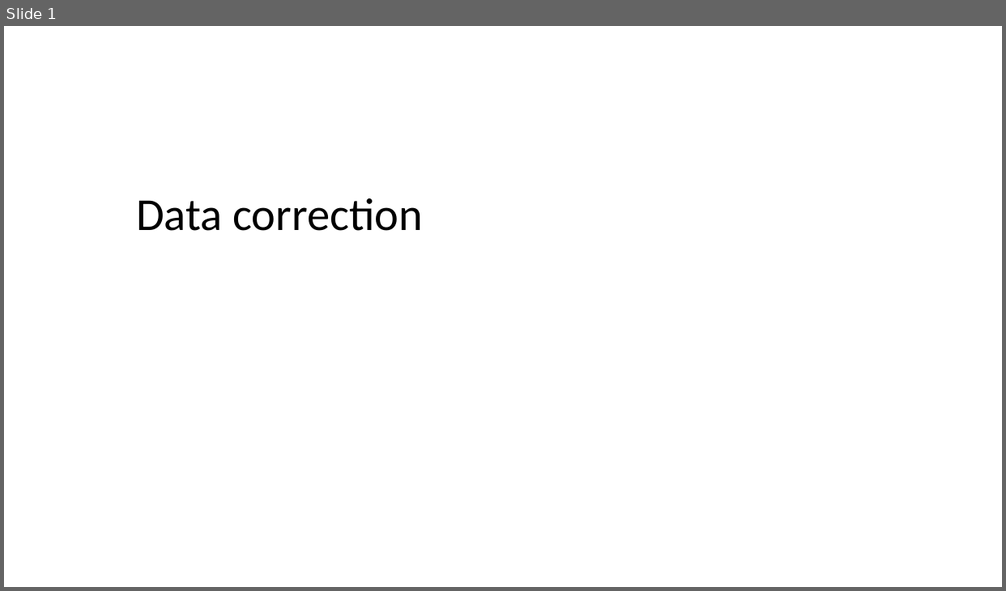
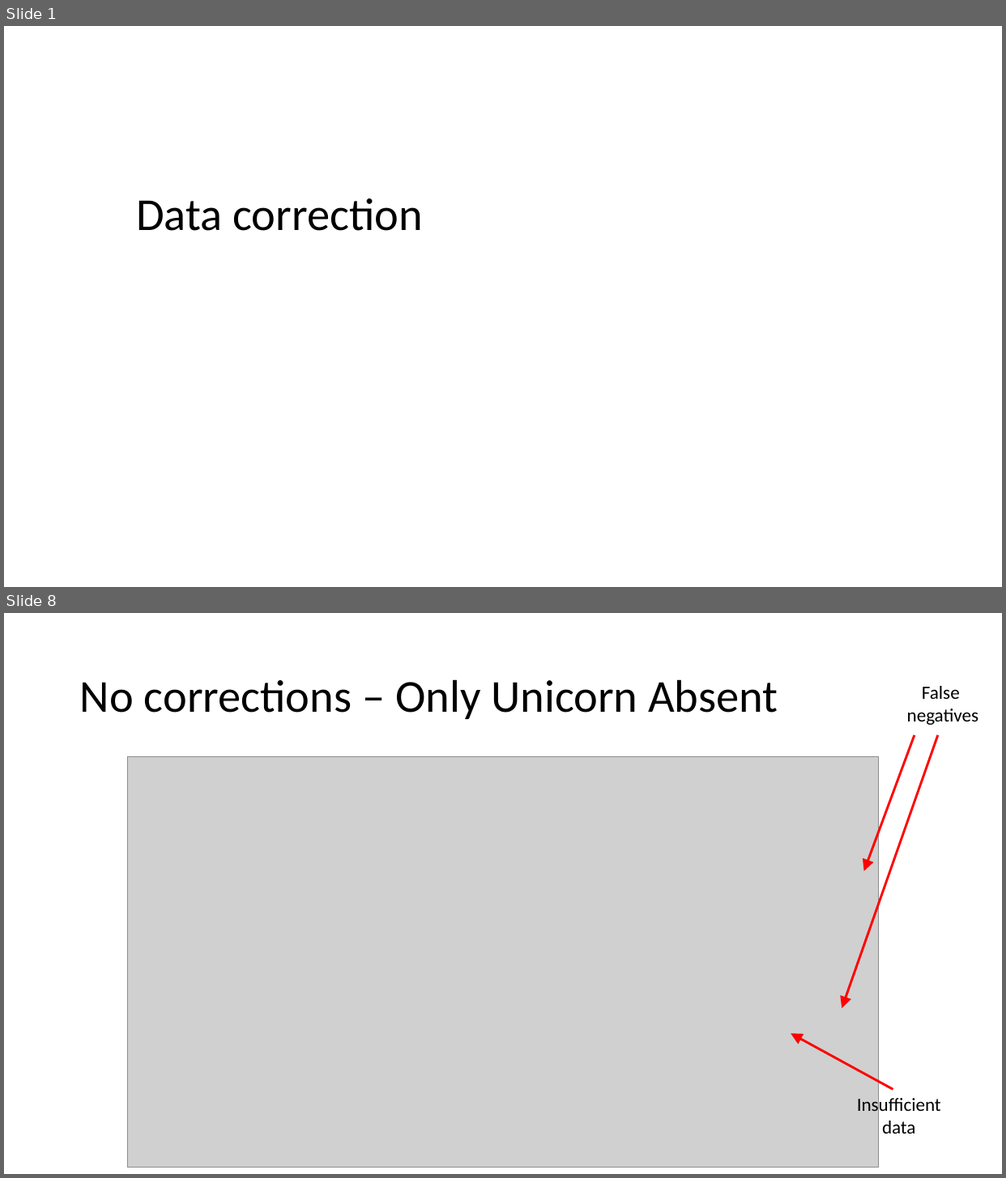
Before and after one commit to Slendercoder/DCL-DataAnalysis, a slide deck: DataCorrection.pptx. Shown one above the other, each under a label of ours: slide 1 before the commit, slides 1 and 8 after it; the slides between them are not shown. The pictures are 1006x591 and 1006x1178 pixels, drawn with LibreOffice and Linux fonts; fonts in the diff are those of the drawing; grey boxes stand for pictures. Boxes give left, top, right and bottom in pixels: in the first picture for what was removed or moved away, otherwise in the second. Text is boxed around its words. In the diff, an @@ line names an element or a change of style, - is before the commit and + after.

Commit message:
Exploring data correction

```diff
--- a/DataCorrection.pptx
+++ b/DataCorrection.pptx
@@ slide 8 added at <box>4,613,1002,1174</box>, background #FFFFFF @@
@@ title added at <box>80,679,778,719</box>, 44 pt, text #000000 @@
+No corrections – Only Unicorn Absent
@@ text added at <box>907,686,978,725</box>, 18 pt, text #000000 @@
+False
+negatives
@@ picture added at <box>127,756,879,1168</box> @@
@@ arrow added from (938, 735) to (842, 1008), #FF0000 2.25 pt @@
@@ arrow added from (914, 735) to (864, 871), #FF0000 2.25 pt @@
@@ arrow added from (893, 1090) to (791, 1033), #FF0000 2.25 pt @@
@@ text added at <box>857,1096,941,1134</box>, 18 pt, text #000000 @@
+Insufficient
+data
```
Also in this commit, not shown: 5 slides changed, 3 other slides added, 41 other files.
